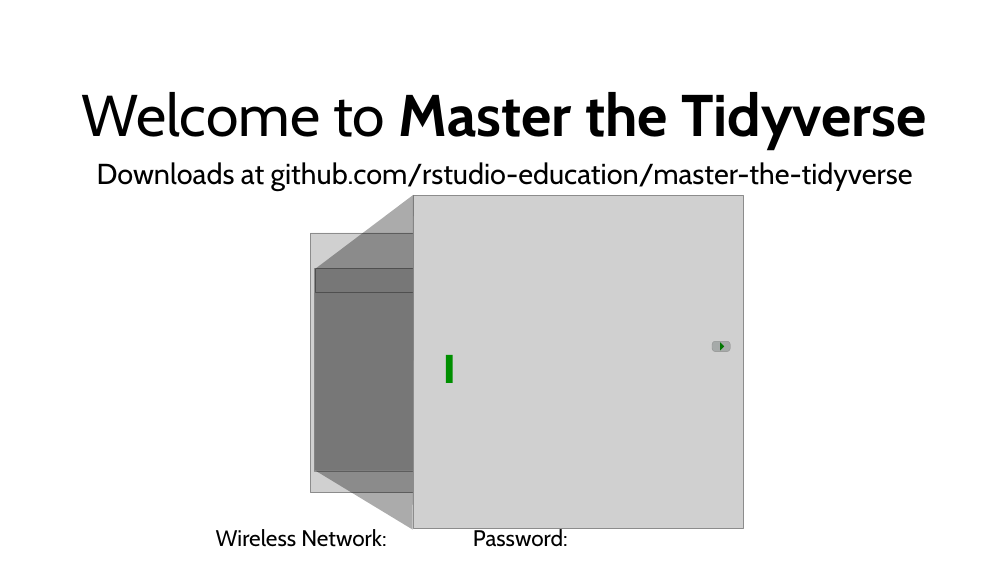
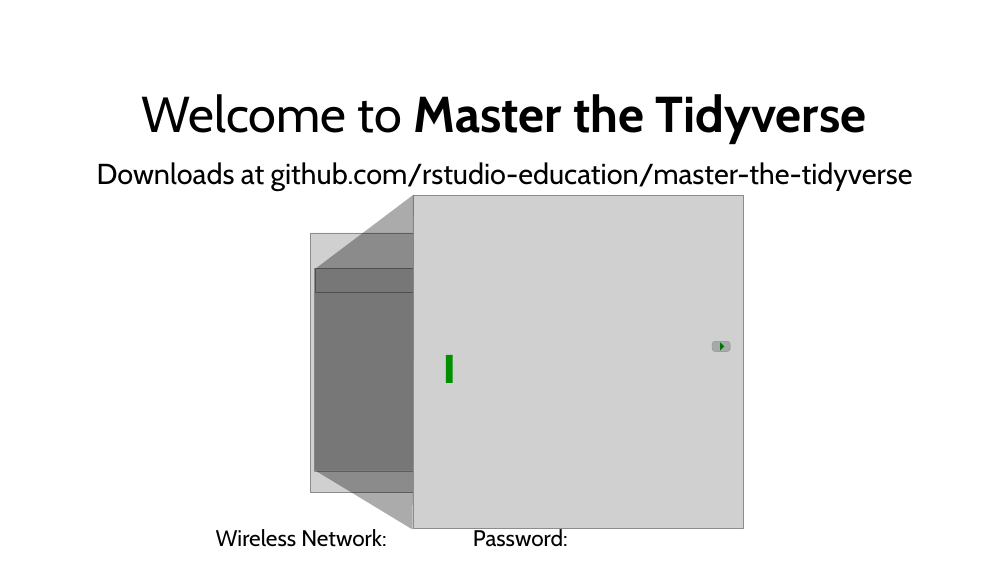
Before and after one commit to rstudio-education/master-the-tidyverse-instructors, a slide deck: slide 5 of powerpoints/000-A-Preclass-loop.pptx. Drawn at 1008x567 pixels with LibreOffice and Linux fonts; fonts in the diff are those of the drawing; grey boxes stand for pictures. Boxes give left, top, right and bottom in pixels: in the first picture for what was removed or moved away, otherwise in the second. Text is boxed around its words. In the diff, an @@ line names an element or a change of style, - is before the commit and + after.

Commit message:
tuning fonts & object widths

```diff
--- a/powerpoints/000-A-Preclass-loop.pptx
+++ b/powerpoints/000-A-Preclass-loop.pptx
@@ text "Welcome to Master the Tidyverse" at (x1=142, y1=94, x2=866, y2=143): size 112 to 96 pt @@
```
Also in this commit, not shown: 7 other slides changed.
